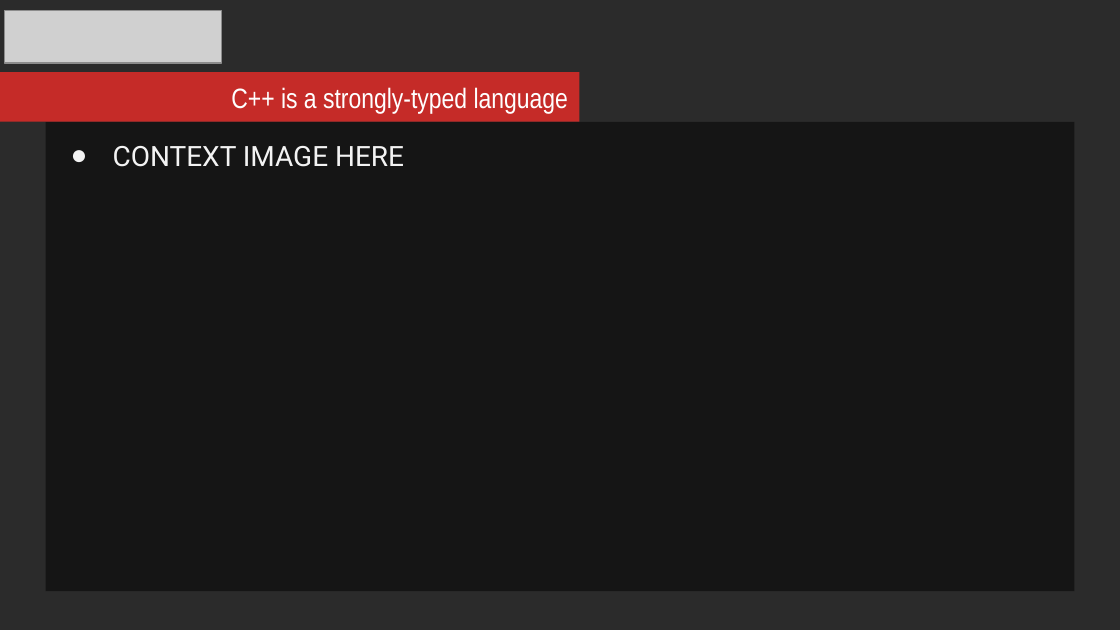
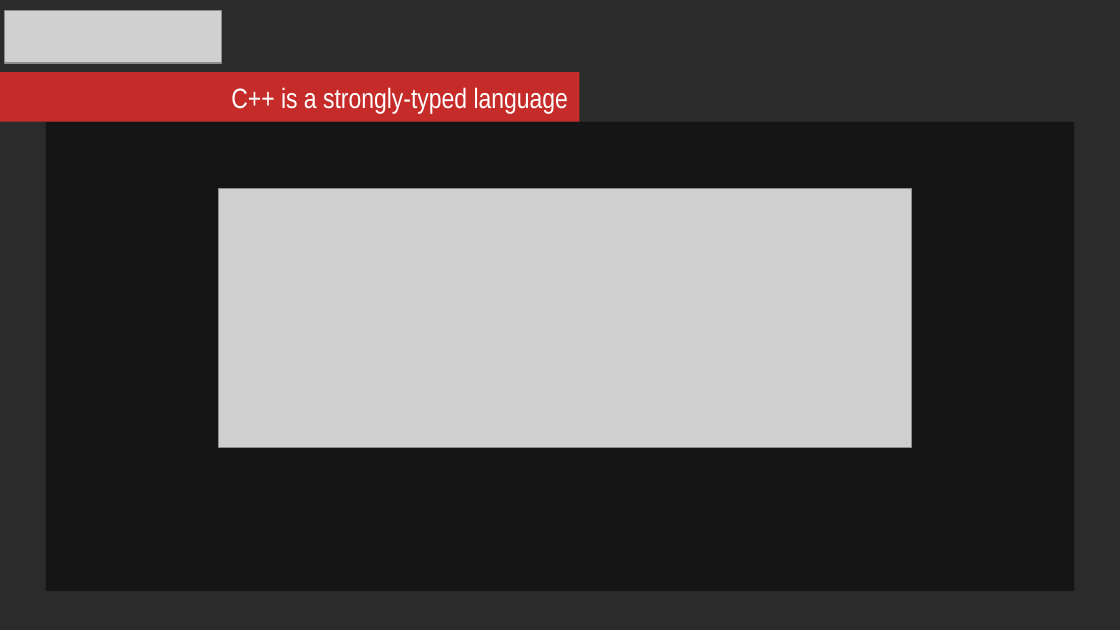
Before and after one commit to mikosz/type-safety, a slide deck: slide 7 of ask-not-what-you-can-do-for-the-compiler.odp. Drawn at 1120x630 pixels with LibreOffice and Linux fonts; fonts in the diff are those of the drawing; grey boxes stand for pictures; background and template pictures are left out; a plain dark background stands for a picture behind light text. Boxes give left, top, right and bottom in pixels: in the first picture for what was removed or moved away, otherwise in the second. Text is boxed around its words. In the diff, an @@ line names an element or a change of style, - is before the commit and + after.

Commit message:
Added slide explaining xforms context

```diff
--- a/ask-not-what-you-can-do-for-the-compiler.odp
+++ b/ask-not-what-you-can-do-for-the-compiler.odp
@@ text in rectangle at box(113, 146, 404, 167): text removed @@
-● CONTEXT IMAGE HERE
@@ picture added at box(218, 188, 912, 447) @@
```
Also in this commit, not shown: 1 other slide changed, 2 slides added.
